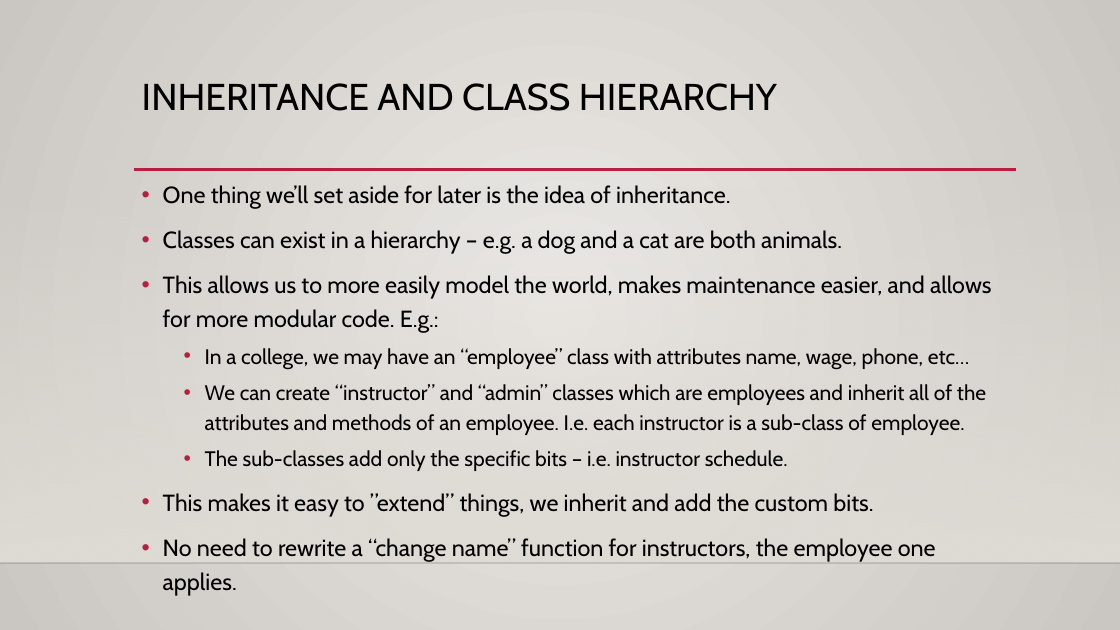
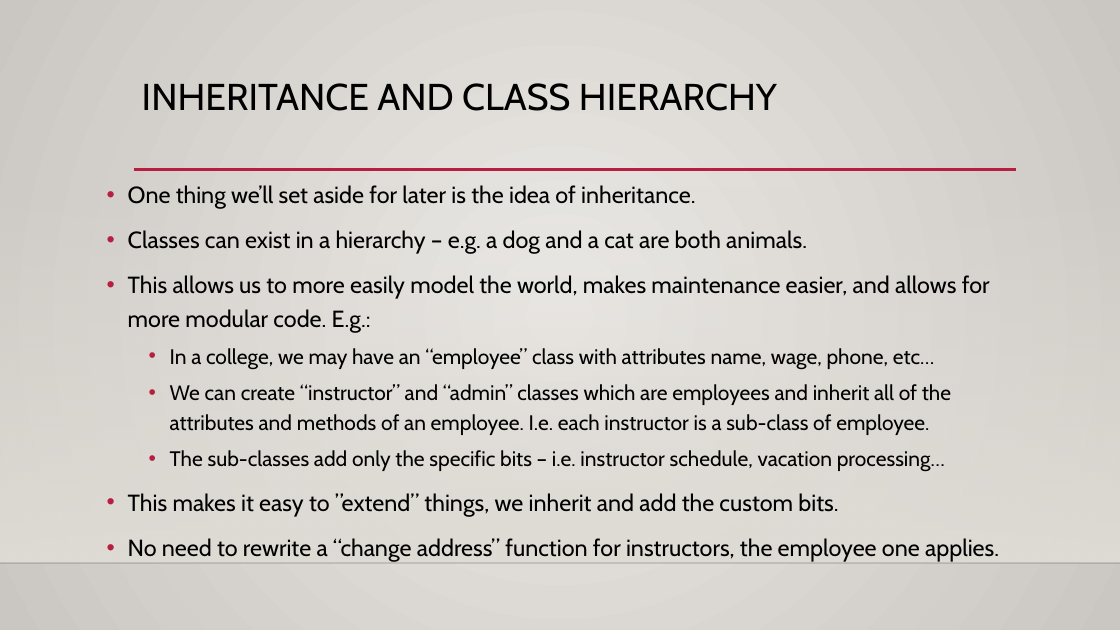
Before and after one commit to AkeemSemperDataScience/Programming_Basics_for_Machine_Learning_Students, a slide deck: slide 14 of reference_material/slides/006_classes_obj_1.pptx (slide 11 before the commit). Drawn at 1120x630 pixels with LibreOffice and Linux fonts; fonts in the diff are those of the drawing; background and template pictures are left out. Boxes give left, top, right and bottom in pixels: in the first picture for what was removed or moved away, otherwise in the second. Text is boxed around its words. In the diff, an @@ line names an element or a change of style, - is before the commit and + after.

```diff
--- a/reference_material/slides/006_classes_obj_1.pptx
+++ b/reference_material/slides/006_classes_obj_1.pptx
@@ text "One thing we’ll set aside ...": place and size @@
-text "One thing we’ll set aside ..." at [163, 185, 991, 562]
+text "One thing we’ll set aside ..." at [128, 185, 999, 562]
@@ text at [170, 450, 945, 472]: text changed @@
-  • The sub-classes add only the specific bits – i.e. instructor schedule.
+  • The sub-classes add only the specific bits – i.e. instructor schedule, vacation processing…
@@ text at [128, 538, 999, 562]: text changed @@
-• No need to rewrite a “change name” function for instructors, the employee one applies.
+• No need to rewrite a “change address” function for instructors, the employee one applies.
```
Also in this commit, not shown: 4 other slides changed, 4 slides added, 1 other file.
